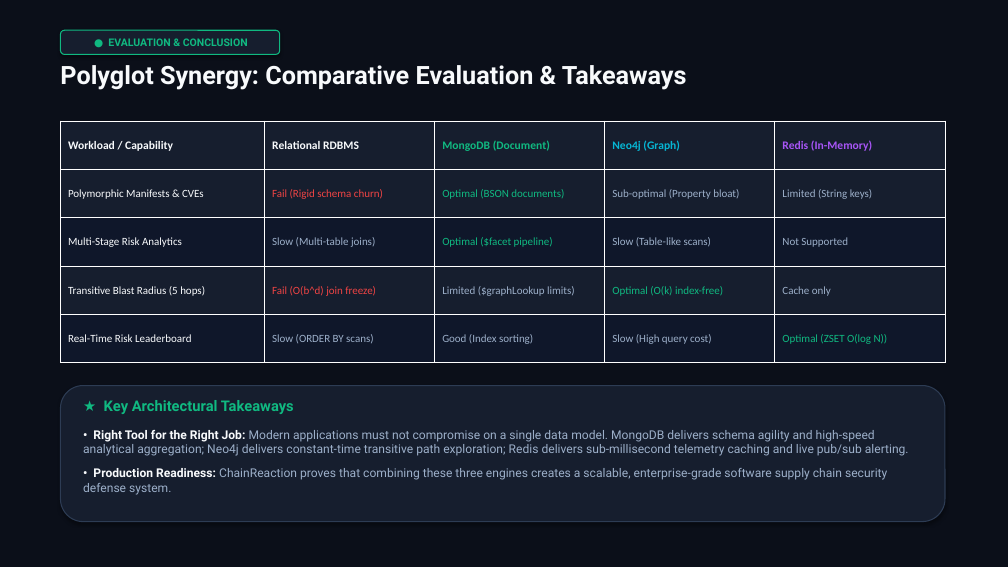
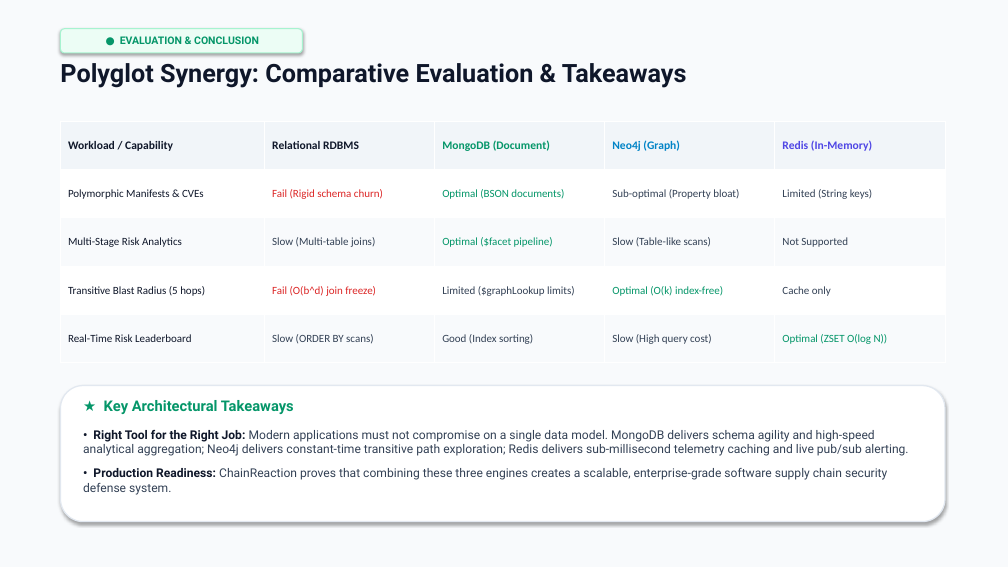
Before and after one commit to Sid-V5/ChainReaction, a slide deck: slide 12 of ChainReaction_Architecture_Presentation.pptx. Drawn at 1008x567 pixels with LibreOffice and Linux fonts; fonts in the diff are those of the drawing. Boxes give left, top, right and bottom in pixels: in the first picture for what was removed or moved away, otherwise in the second. Text is boxed around its words. In the diff, an @@ line names an element or a change of style, - is before the commit and + after.

Commit message:
style: overhaul presentation deck to clean executive light theme

```diff
--- a/ChainReaction_Architecture_Presentation.pptx
+++ b/ChainReaction_Architecture_Presentation.pptx
@@ rectangle at [0, 0, 1008, 567]: fill #0B0F19 to #F8FAFC @@
@@ rounded rectangle "● EVALUATION & CONCLUSION": place and size @@
-rounded rectangle "● EVALUATION & CONCLUSION" at [60, 30, 280, 54]
+rounded rectangle "● EVALUATION & CONCLUSION" at [60, 29, 302, 53]
@@ rounded rectangle "● EVALUATION & CONCLUSION" at [60, 29, 302, 53]: text colour #10B981 to #059669; fill #161E2E to #ECFDF5; outline #10B981 1 pt to #A7F3D0 1 pt @@
@@ text "Polyglot Synergy: Comparative Evaluation & ..." at [60, 63, 687, 88]: text colour #F8FAFC to #0F172A @@
@@ table at [60, 121, 945, 363] @@
@@ fill #161E2E to #F1F5F9 in row 1 @@
@@ fill #161E2E to #FFFFFF in 10 cells @@
@@ fill #0F172A to #F8FAFC in 10 cells @@
@@ text colour #F8FAFC to #0F172A in "Workload / Capability", "Relational RDBMS", "Polymorphic Manifests & CVEs", "Multi-Stage Risk Analytics" and 2 more places @@
@@ text colour #10B981 to #059669 in "MongoDB (Document)", "Optimal (BSON documents)", "Optimal ($facet pipeline)", "Optimal (O(k) index-free)" and 1 more places @@
@@ text colour #06B6D4 to #0284C7 in "Neo4j (Graph)" @@
@@ text colour #A855F7 to #4F46E5 in "Redis (In-Memory)" @@
@@ text colour #EF4444 to #DC2626 in "Fail (Rigid schema churn)", "Fail (O(b^d) join freeze)" @@
@@ text colour #9CAFC9 to #334155 in "Sub-optimal (Property bloat)", "Limited (String keys)", "Slow (Multi-table joins)", "Slow (Table-like scans)" and 6 more places @@
@@ rounded rectangle at [60, 386, 945, 522]: fill #161E2E to #FFFFFF; outline #2D3C54 1 pt to #E2E8F0 1.2 pt @@
@@ text "★ Key Architectural Takeaways" at [104, 400, 294, 414]: text colour #10B981 to #059669 @@
@@ text "• Right Tool for the ..." at [83, 430, 909, 495]: text colour #F8FAFC to #0F172A in "• Right Tool for the Right Job:", "• Production Readiness:"; text colour #9CAFC9 to #334155 in "Modern applications must not compromise on a ...", "ChainReaction proves that combining these three engines ..." @@
```
Also in this commit, not shown: 11 other slides changed, 1 other file.
